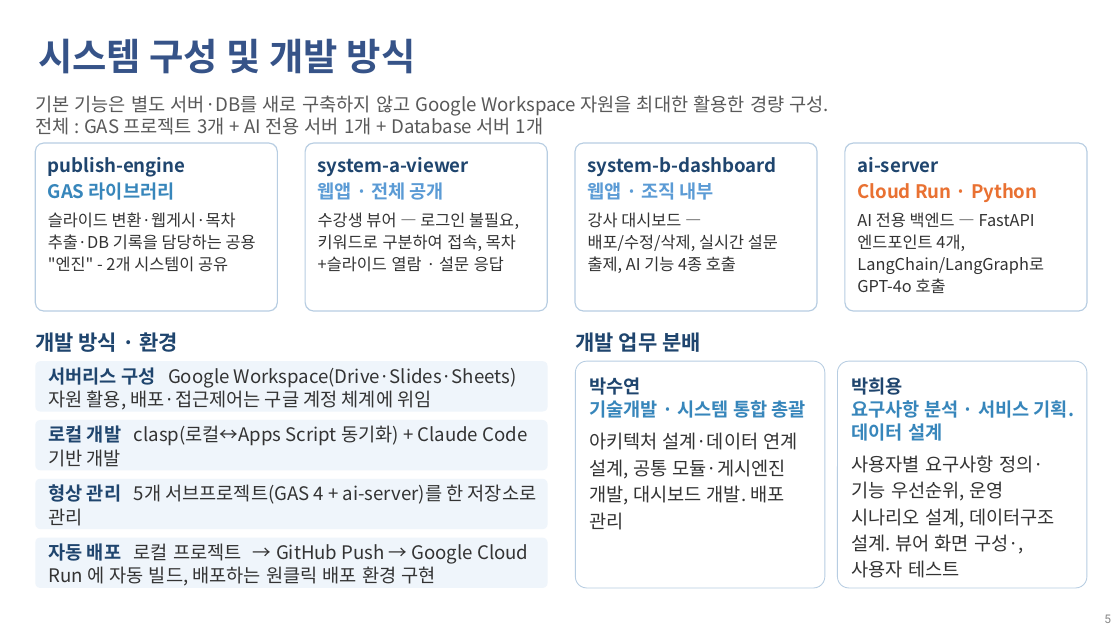
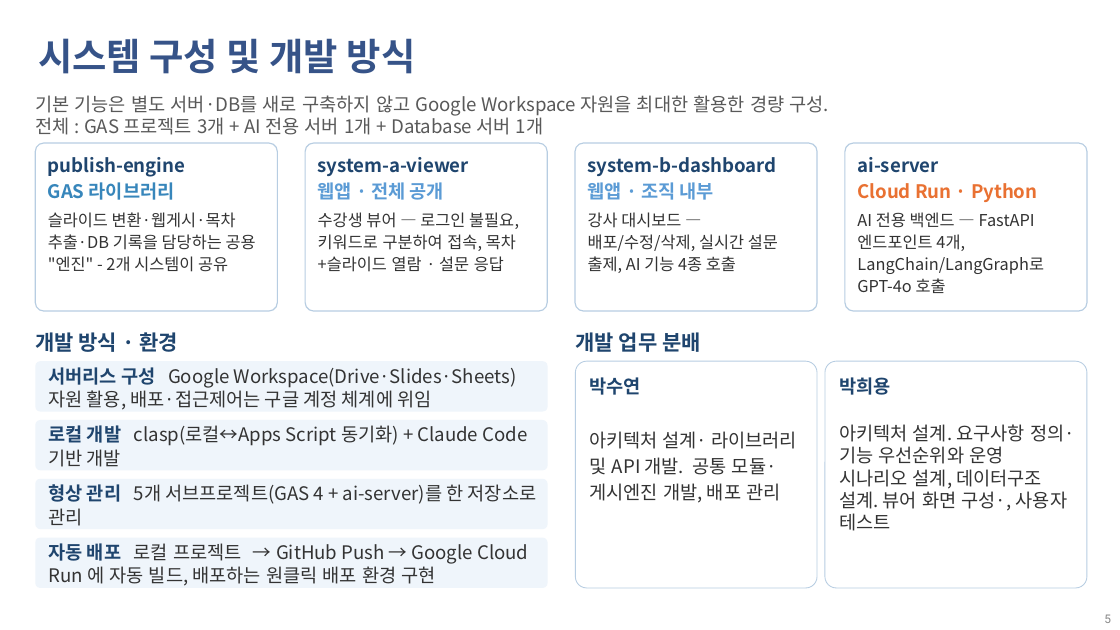
Before and after one commit to rockfe99/dsacontents, a slide deck: slide 5 of 참고파일/강의 컨텐츠 관리 시스템_박수연_박희용_260807.pptx. Drawn at 1120x630 pixels with LibreOffice and Linux fonts; fonts in the diff are those of the drawing; background and template pictures are left out. Boxes give left, top, right and bottom in pixels: in the first picture for what was removed or moved away, otherwise in the second. Text is boxed around its words. In the diff, an @@ line names an element or a change of style, - is before the commit and + after.

```diff
--- a/참고파일/강의 컨텐츠 관리 시스템_박수연_박희용_260807.pptx
+++ b/참고파일/강의 컨텐츠 관리 시스템_박수연_박희용_260807.pptx
@@ rounded rectangle "박수연": place and size @@
-rounded rectangle "박수연" at [576, 361, 825, 588]
+rounded rectangle "박수연" at [576, 361, 818, 588]
@@ rounded rectangle "박희용": place and size @@
-rounded rectangle "박희용" at [838, 361, 1087, 588]
+rounded rectangle "박희용" at [825, 361, 1087, 588]
@@ text in rounded rectangle at [590, 431, 797, 503]: text changed @@
-기술개발 · 시스템 통합 총괄
-아키텍처 설계·데이터 연계 설계, 공통 모듈·게시엔진 개발, 대시보드 개발. 배포 관리
+아키텍처 설계· 라이브러리 및 API 개발. 공통 모듈·게시엔진 개발, 배포 관리
@@ text in rounded rectangle at [839, 424, 1075, 531]: text changed @@
-요구사항 분석 · 서비스 기획. 데이터 설계
-사용자별 요구사항 정의·기능 우선순위, 운영 시나리오 설계, 데이터구조 설계. 뷰어 화면 구성·, 사용자 테스트
+아키텍처 설계. 요구사항 정의·기능 우선순위와 운영 시나리오 설계, 데이터구조 설계. 뷰어 화면 구성·, 사용자 테스트
```
Also in this commit, not shown: 2 other slides changed, 1 slide added, 2 other files.
